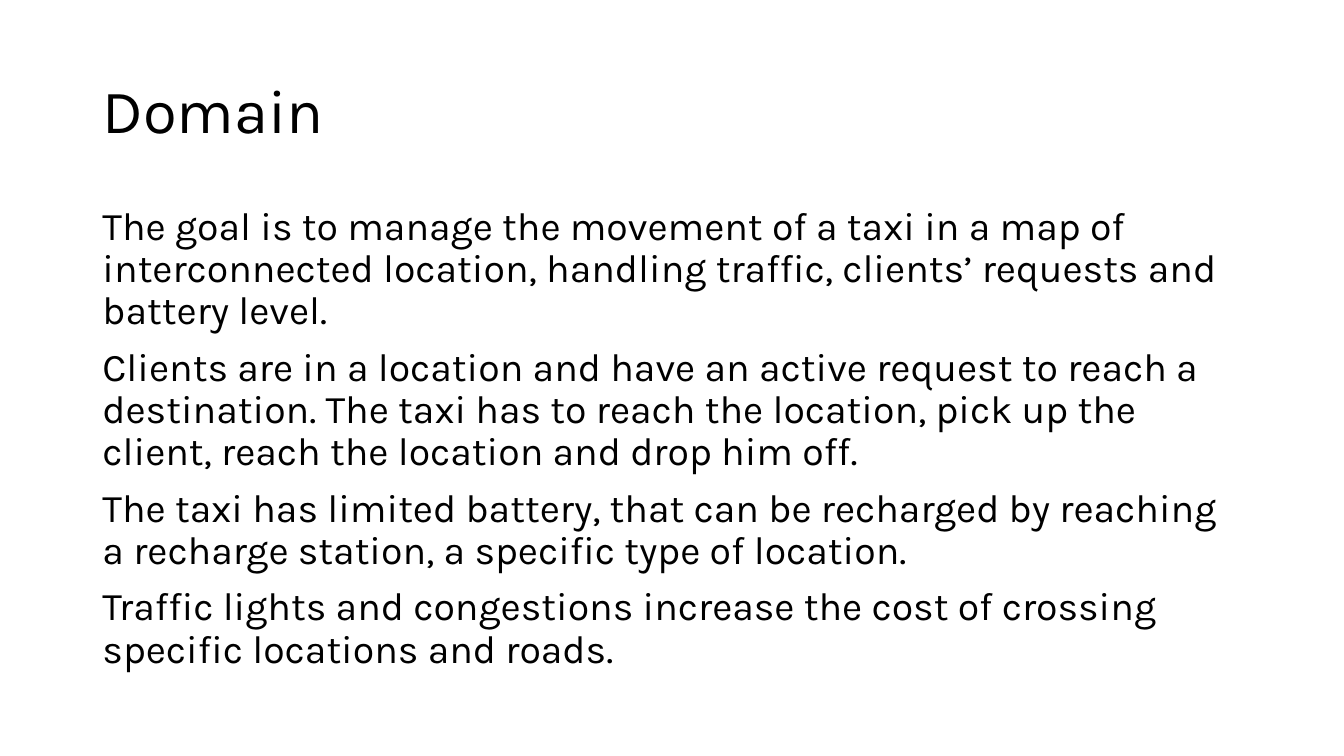
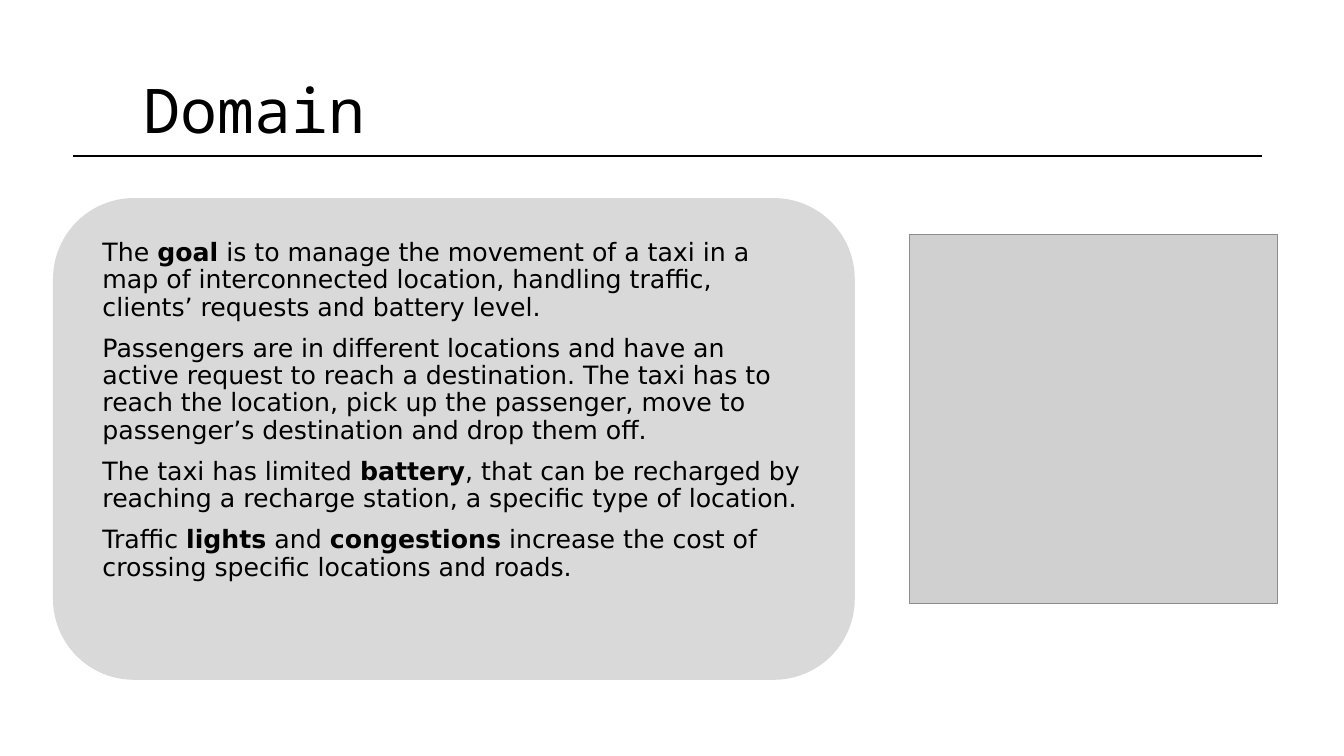
Before and after one commit to serenaragaglia/taxi_planning, a slide deck: slide 2 of documents/planning.pptx. Drawn at 1344x756 pixels with LibreOffice and Linux fonts; fonts in the diff are those of the drawing; grey boxes stand for pictures. Boxes give left, top, right and bottom in pixels: in the first picture for what was removed or moved away, otherwise in the second. Text is boxed around its words. In the diff, an @@ line names an element or a change of style, - is before the commit and + after.

```diff
--- a/documents/planning.pptx
+++ b/documents/planning.pptx
@@ title "Domain": place and size @@
-title "Domain" at <box>102,90,323,134</box>
+title "Domain" at <box>144,86,366,134</box>
@@ title "Domain" at <box>144,86,366,134</box>: font Karla to Noto Sans Mono @@
@@ line added from (73, 155) to (1262, 155), #000000 1.5 pt @@
@@ rounded rectangle added at <box>54,200,854,680</box>, fill #D9D9D9, outline #D9D9D9 1.5 pt @@
@@ text "The goal is to manage ...": place and size @@
-text "The goal is to manage ..." at <box>102,213,1216,673</box>
+text "The goal is to manage ..." at <box>102,242,800,582</box>
@@ picture added at <box>909,235,1278,604</box> @@
@@ text at <box>102,242,800,582</box>: size 28 to 18 pt, font Karla to DejaVu Sans in "The goal is to manage the movement ...", "The taxi has limited battery, that can ...", "Traffic lights and congestions increase the cost ..."; bold on in "goal", "battery,", "lights congestions" @@
@@ text at <box>102,338,770,445</box>: text changed; size 28 to 18 pt; font Karla to DejaVu Sans @@
-Clients are in a location and have an active request to reach a destination. The taxi has to reach the location, pick up the client, reach the location and drop him off.
+Passengers are in different locations and have an active request to reach a destination. The taxi has to reach the location, pick up the passenger, move to passenger’s destination and drop them off.
```
Also in this commit, not shown: 19 other slides changed, 9 slides added, 1 slide removed, 1 other file.
